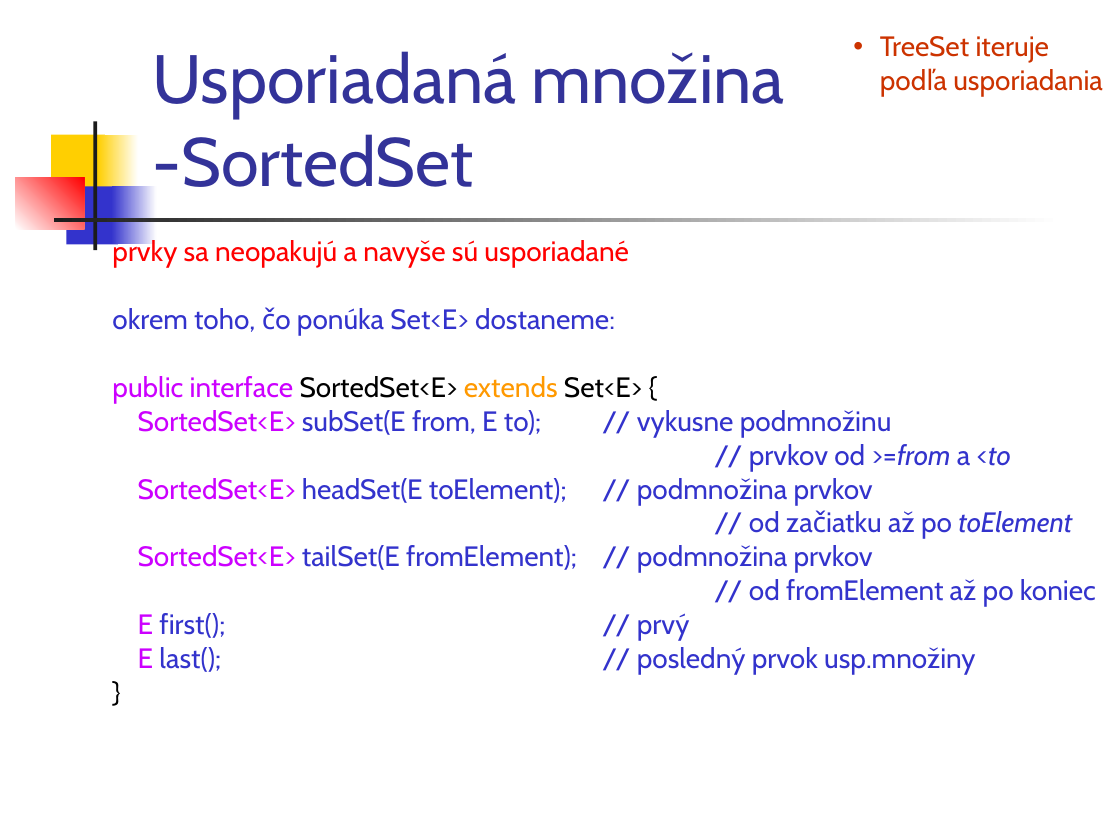
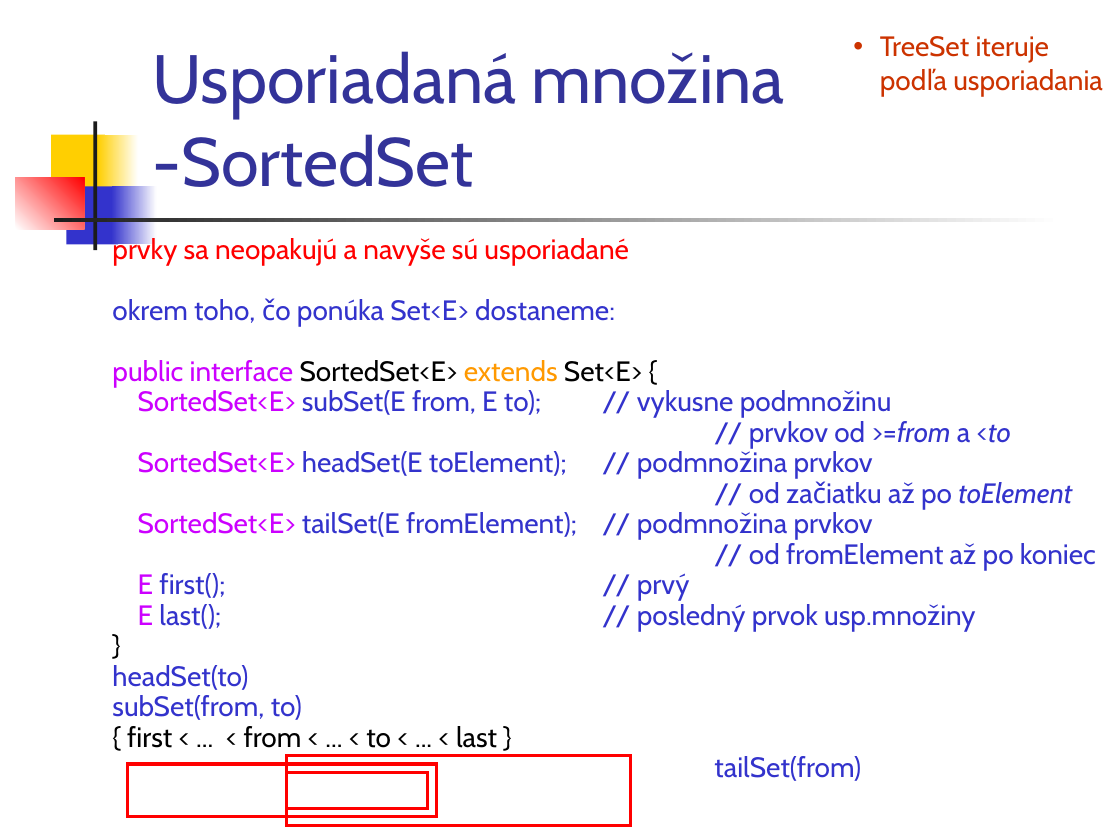
Before and after one commit to Programovanie4/Prednasky, a slide deck: slide 12 of 06/06_java.ppt. Drawn at 1120x840 pixels with LibreOffice and Linux fonts; fonts in the diff are those of the drawing. Boxes give left, top, right and bottom in pixels: in the first picture for what was removed or moved away, otherwise in the second. Text is boxed around its words. In the diff, an @@ line names an element or a change of style, - is before the commit and + after.

```diff
--- a/06/06_java.ppt
+++ b/06/06_java.ppt
@@ text at bbox=[112, 235, 1096, 631]: line spacing 0.8 to 0.7 @@
@@ text at bbox=[112, 665, 861, 781]: paragraphs added @@
+headSet(to)
+subSet(from, to)
+{ first < ... < from < ... < to < ... < last }
+tailSet(from)
@@ rectangle added at bbox=[128, 764, 437, 816], outline #FF0000 2.01 pt @@
@@ rectangle added at bbox=[287, 773, 428, 809], outline #FF0000 2.01 pt @@
@@ rectangle added at bbox=[287, 755, 631, 825], outline #FF0000 2.01 pt @@
```
Also in this commit, not shown: 9 other slides changed, 6 slides added, 6 slides removed, 3 other files.
